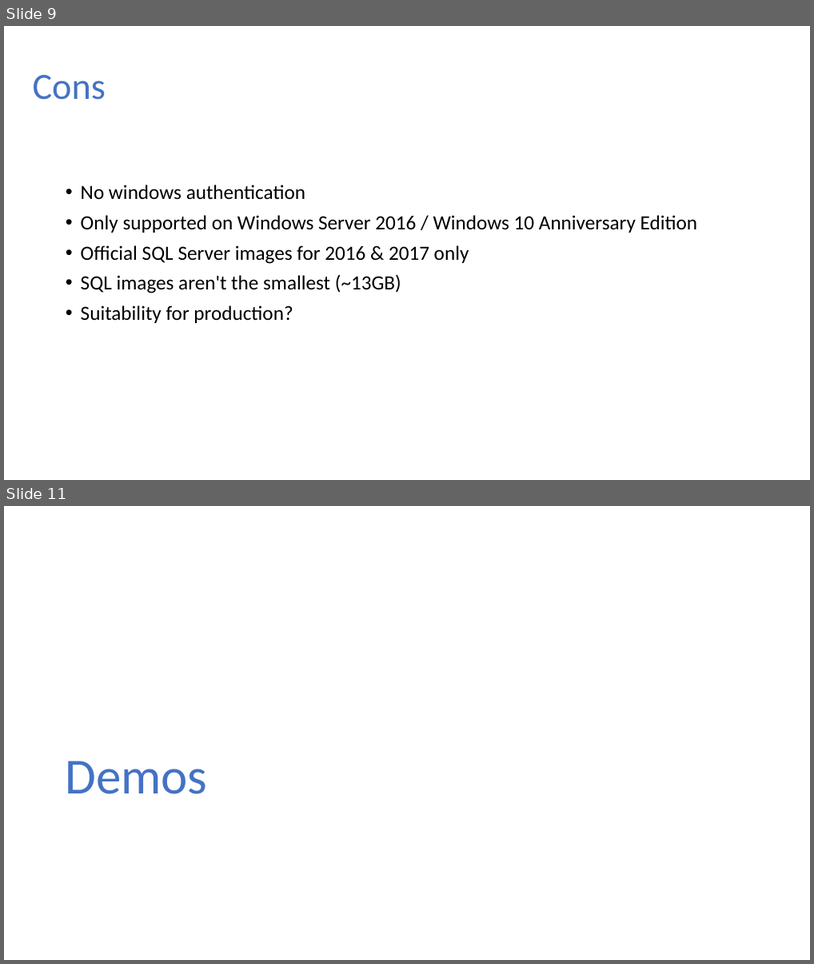
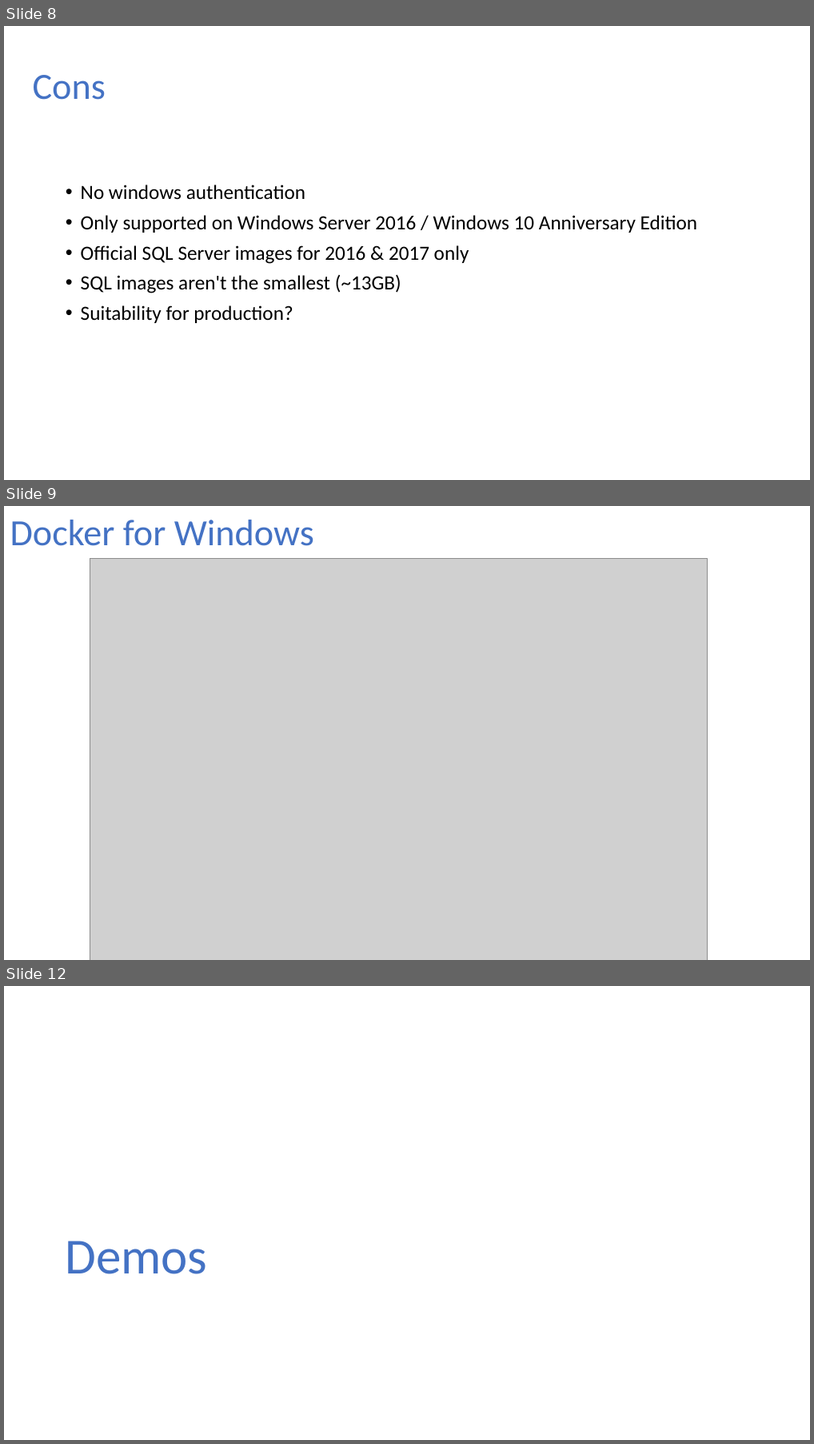
Before and after one commit to dbafromthecold/SQLServerAndContainers, a slide deck: SQL Server & Containers.pptx. Shown one above the other, each under a label of ours: slides 9 and 11 before the commit, slides 8, 9 and 12 after it; the slides between them are not shown. The pictures are 814x964 and 814x1444 pixels, drawn with LibreOffice and Linux fonts; fonts in the diff are those of the drawing; grey boxes stand for pictures; background and template pictures are left out. Boxes give left, top, right and bottom in pixels: in the first picture for what was removed or moved away, otherwise in the second. Text is boxed around its words. In the diff, an @@ line names an element or a change of style, - is before the commit and + after.

```diff
--- a/SQL Server & Containers.pptx
+++ b/SQL Server & Containers.pptx
@@ slide 9 added at box(4, 506, 810, 960), background picture (left out) @@
@@ title added at box(10, 520, 314, 546), 44 pt, text #4472C4 @@
+Docker for Windows
@@ picture added at box(90, 559, 708, 960) @@
@@ what was slide 9 is now slide 8 @@
@@ what was slide 11 is now slide 12 @@
```
Also in this commit, not shown: 2 other slides added, 2 slides removed.
